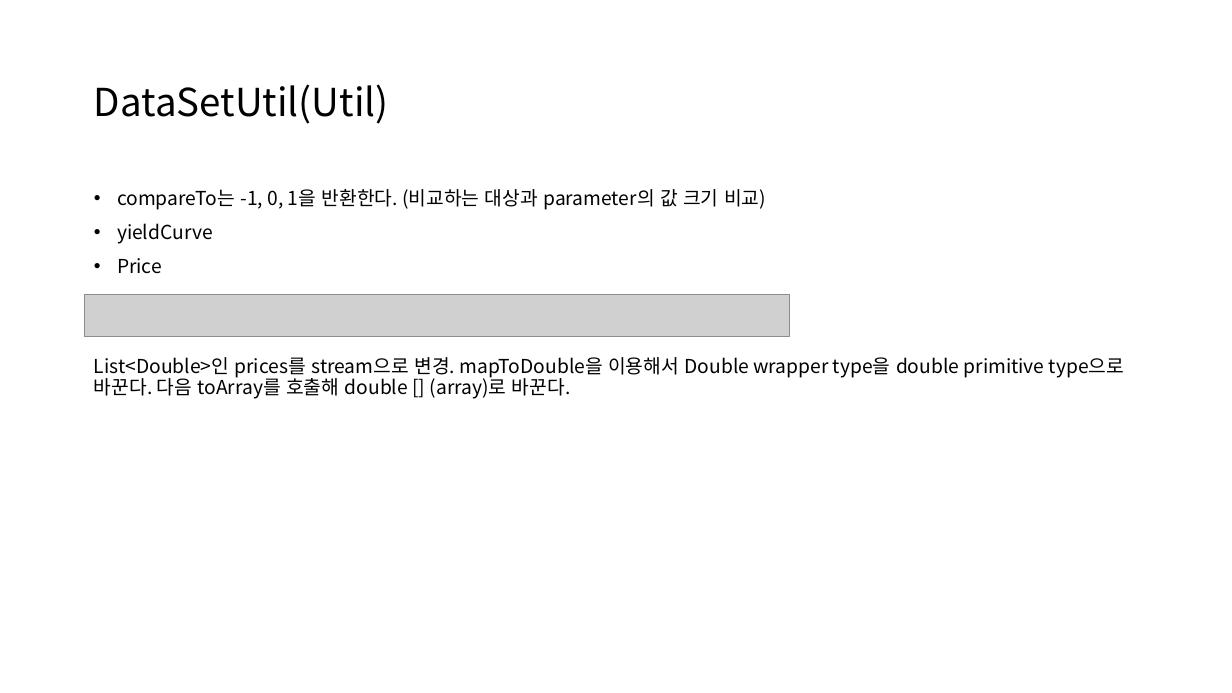
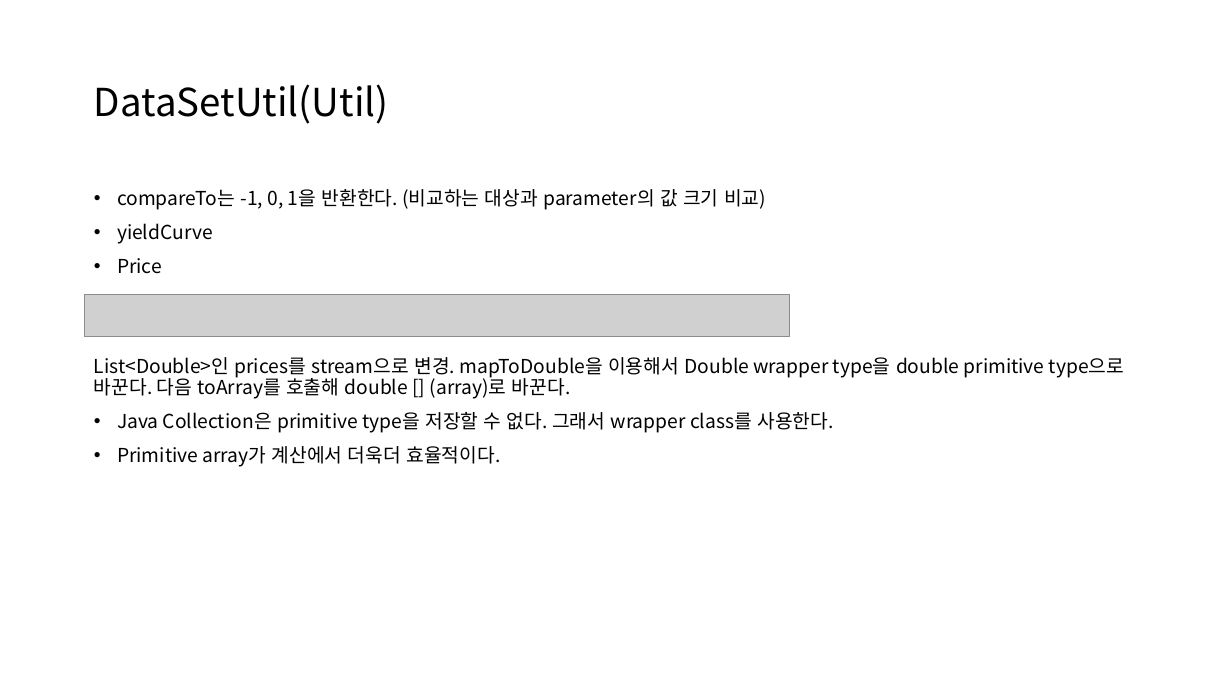
Before and after one commit to kdw1437/SpringHomework_BackEnd, a slide deck: slide 8 of QuantPricer 클론 코딩_240903.pptx (slide 6 before the commit). Drawn at 1232x693 pixels with LibreOffice and Linux fonts; fonts in the diff are those of the drawing; grey boxes stand for pictures. Boxes give left, top, right and bottom in pixels: in the first picture for what was removed or moved away, otherwise in the second. Text is boxed around its words. In the diff, an @@ line names an element or a change of style, - is before the commit and + after.

```diff
--- a/QuantPricer 클론 코딩_240903.pptx
+++ b/QuantPricer 클론 코딩_240903.pptx
@@ text at (117,412,833,467): paragraphs added @@
+• Java Collection은 primitive type을 저장할 수 없다. 그래서 wrapper class를 사용한다.
+• Primitive array가 계산에서 더욱더 효율적이다.
```
Also in this commit, not shown: 2 slides added, 1 other file.
